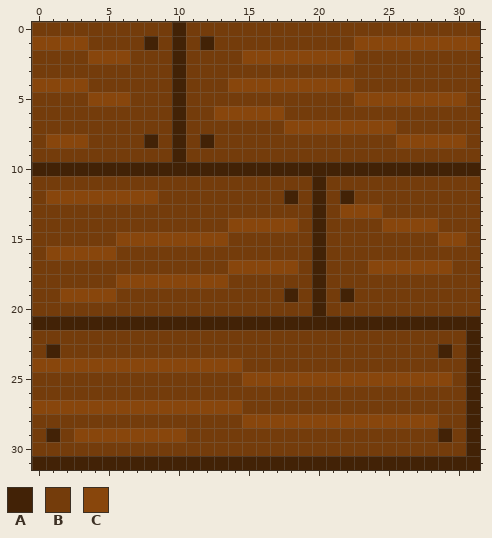
Two versions of one pixel-art sprite, Assets/Textures/Wallpaper/Food Truck Wall 2.png. Above: the version before the commit.
The file is 32x32 pixels.
Palette (. is transparent): A #422206  B #743c0b  C #88460c
Once edited:
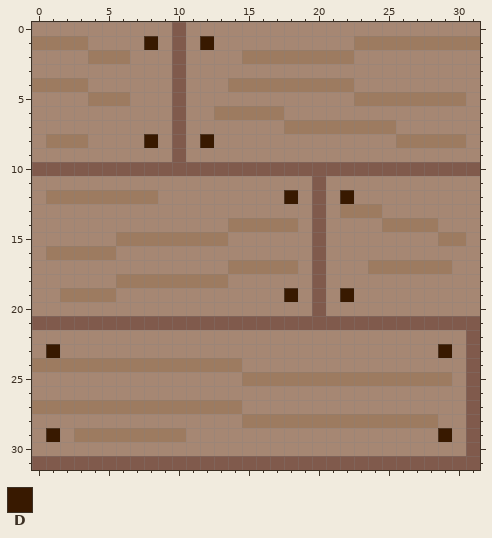
Colours new in this view: D #381900
The edit:
colour A: #422206 -> #805a4c
colour B: #743c0b -> #a68773
colour C: #88460c -> #9d7b60
Changed rows in their new state; - is a pixel that keeps its letter.
first column x 8:
 1 D---D
first column x 8:
 8 D---D
first column x 18:
12 D---D
first column x 18:
19 D---D
first column x 1:
23 D---------------------------D
first column x 1:
29 D---------------------------D
Boxes around the changes in both pictures, in picture pixels (x1, y1, x2, y2):
changed: (32, 22, 480, 470)
